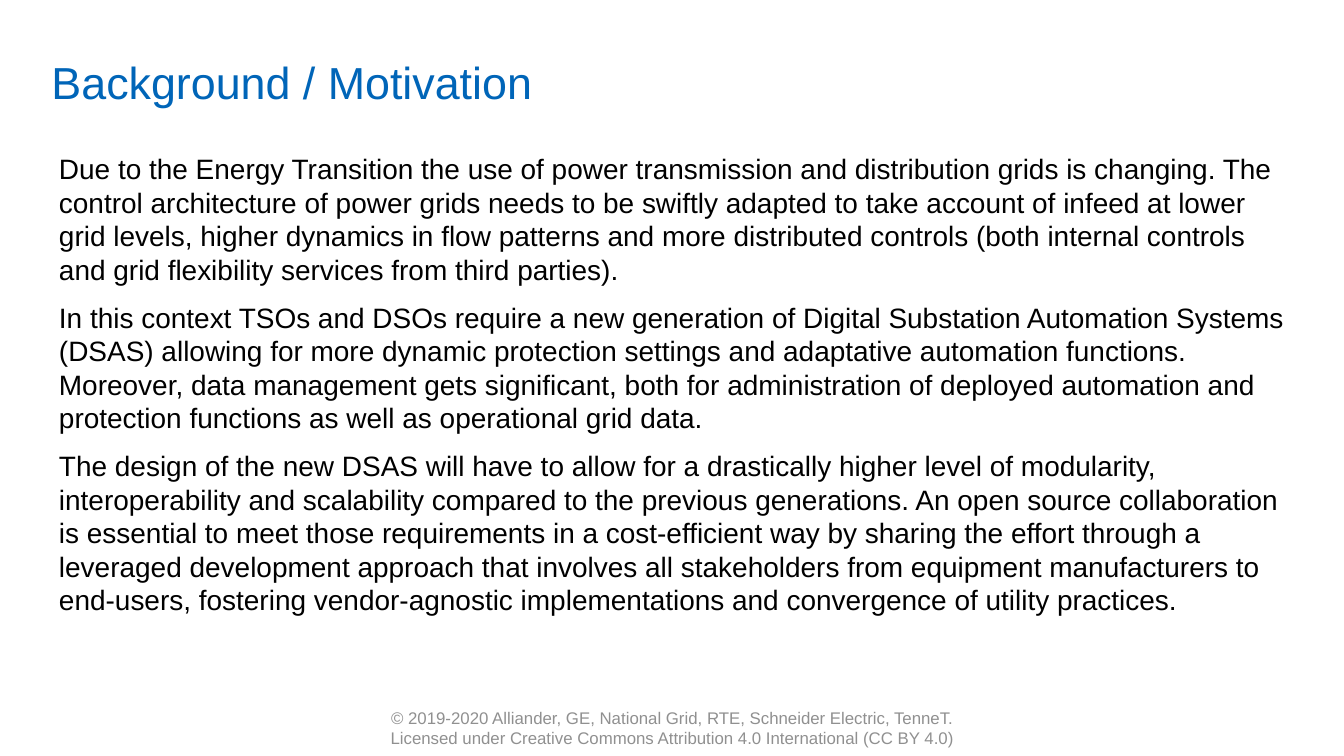
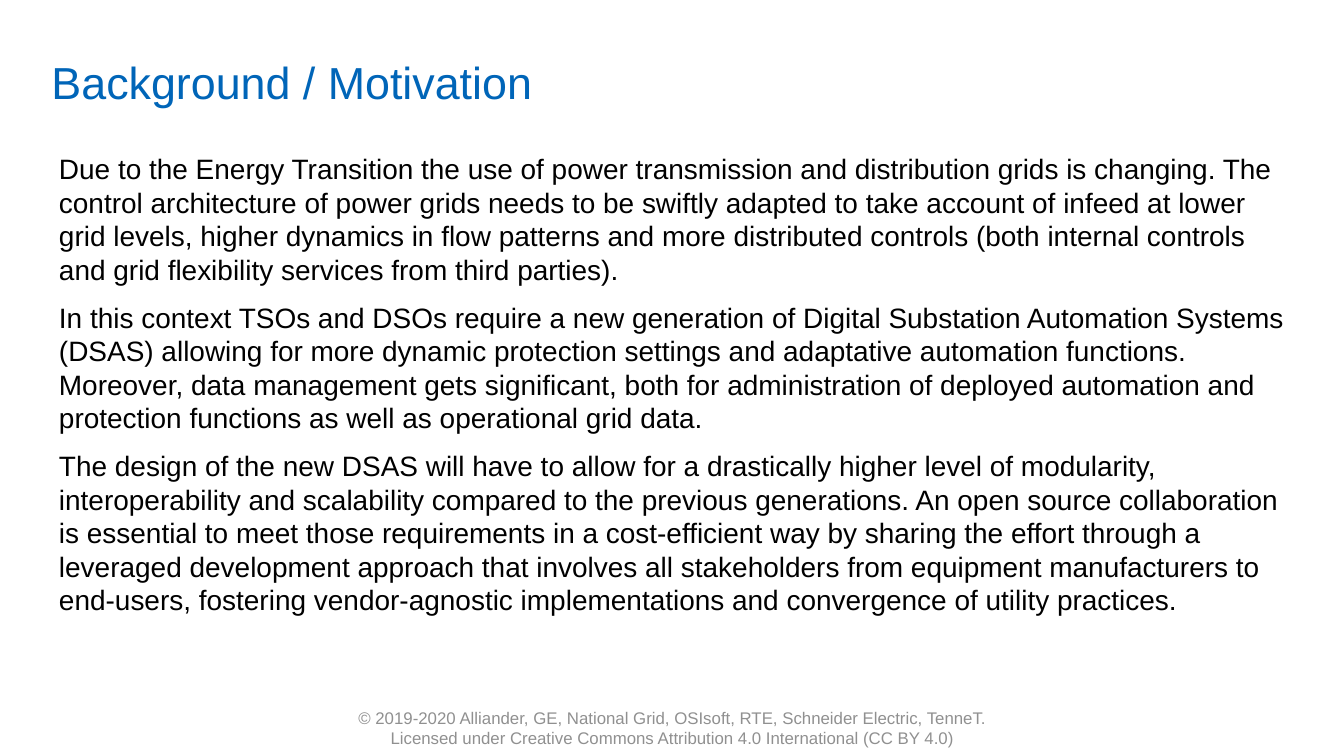
Before and after one commit to com-pas/contributing, a slide deck: slide 3 of roadmap-docs/CoMPAS Initial Roadmap - final version.pptx. Drawn at 1344x756 pixels with LibreOffice and Linux fonts; fonts in the diff are those of the drawing; background and template pictures are left out. Boxes give left, top, right and bottom in pixels: in the first picture for what was removed or moved away, otherwise in the second. Text is boxed around its words. In the diff, an @@ line names an element or a change of style, - is before the commit and + after.

```diff
--- a/roadmap-docs/CoMPAS Initial Roadmap - final version.pptx
+++ b/roadmap-docs/CoMPAS Initial Roadmap - final version.pptx
@@ text at [375, 712, 986, 726]: text changed @@
-© 2019-2020 Alliander, GE, National Grid, RTE, Schneider Electric, TenneT.
+© 2019-2020 Alliander, GE, National Grid, OSIsoft, RTE, Schneider Electric, TenneT.
```
Also in this commit, not shown: 11 other slides changed.
